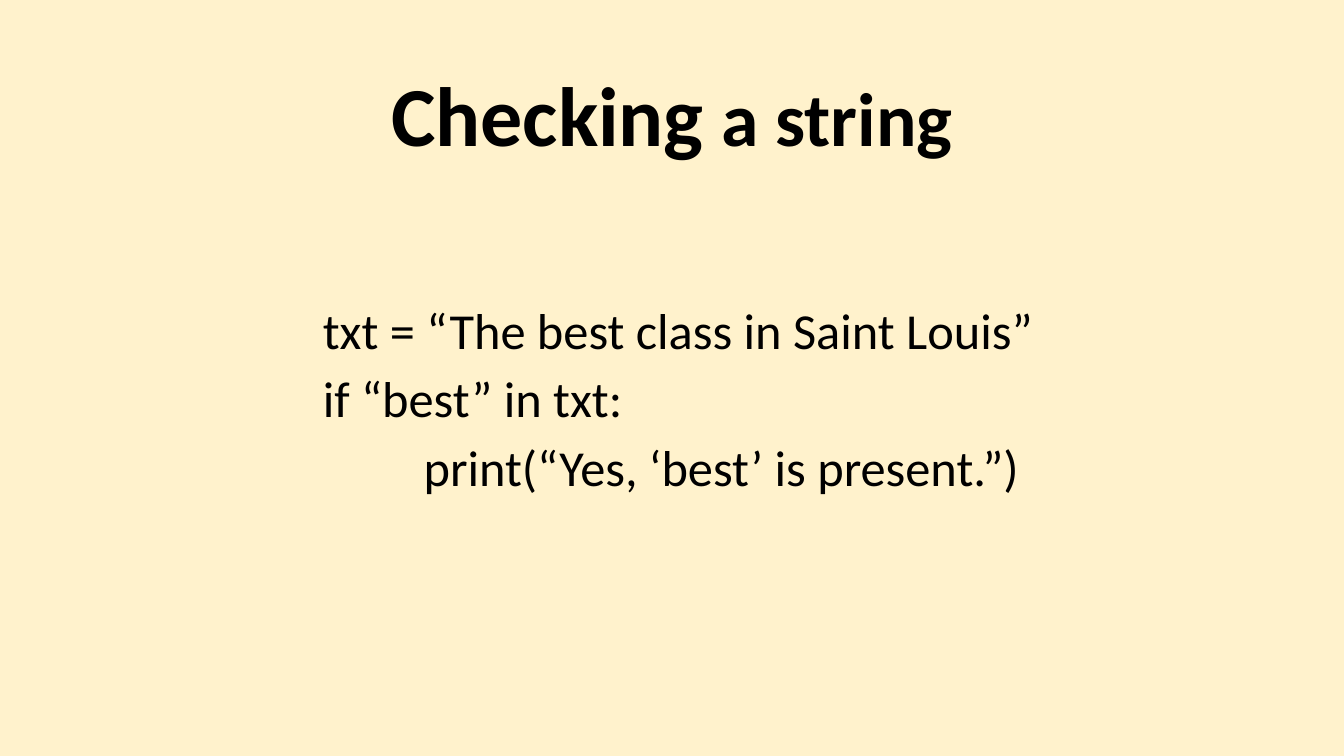
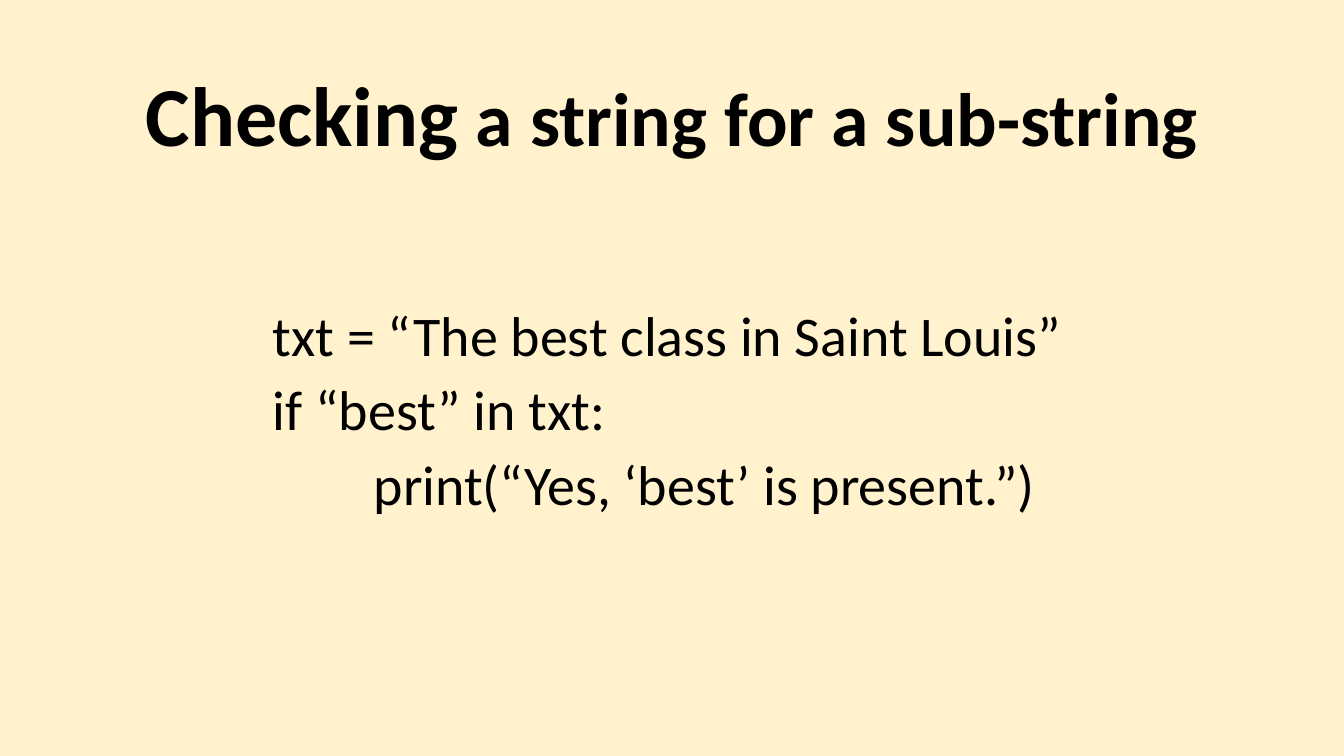
Before and after one commit to torres11991/dap-curriculum, a slide deck: slide 10 of Section05/5.2-Python_DataTypes1.pptx. Drawn at 1344x756 pixels with LibreOffice and Linux fonts; fonts in the diff are those of the drawing. Boxes give left, top, right and bottom in pixels: in the first picture for what was removed or moved away, otherwise in the second. Text is boxed around its words. In the diff, an @@ line names an element or a change of style, - is before the commit and + after.

```diff
--- a/Section05/5.2-Python_DataTypes1.pptx
+++ b/Section05/5.2-Python_DataTypes1.pptx
@@ text at bbox=[146, 87, 1197, 161]: text changed; size 60 to 54 pt @@
-Checking a string
+Checking a string for a sub-string
@@ text "txt = “The best class ...": place and size @@
-text "txt = “The best class ..." at bbox=[323, 313, 1033, 494]
+text "txt = “The best class ..." at bbox=[273, 315, 1060, 514]
@@ text "txt = “The best class ..." at bbox=[273, 315, 1060, 514]: size 36 to 40 pt @@
```
Also in this commit, not shown: 7 other slides changed, 1 other file.
